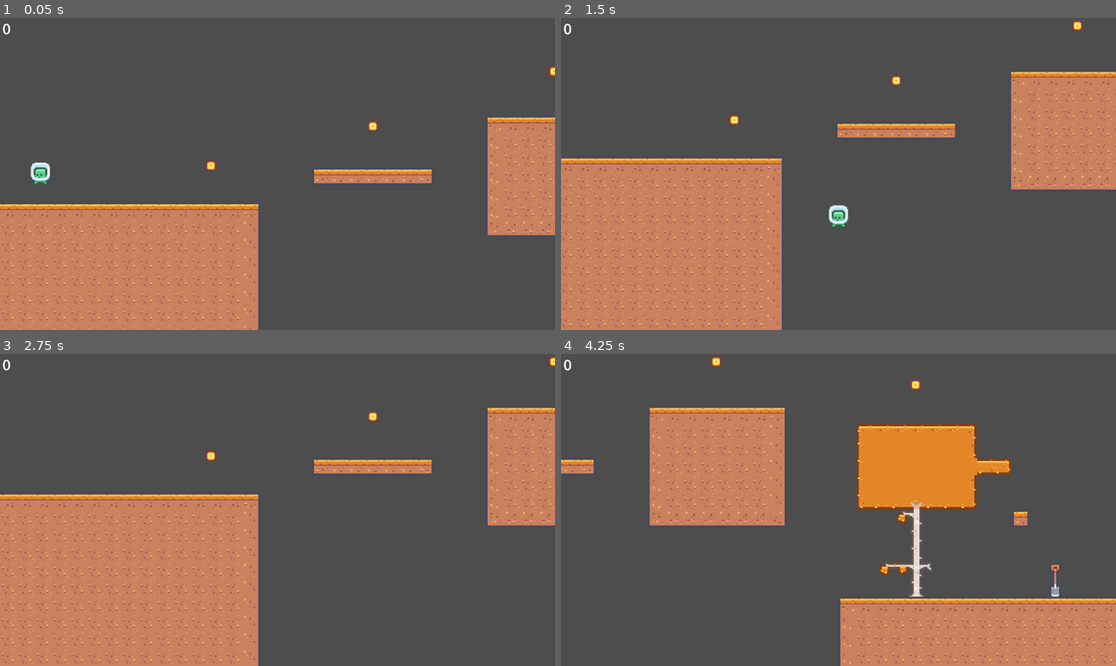
Above: before the commit, frames 1-4 (two rows, left to right).
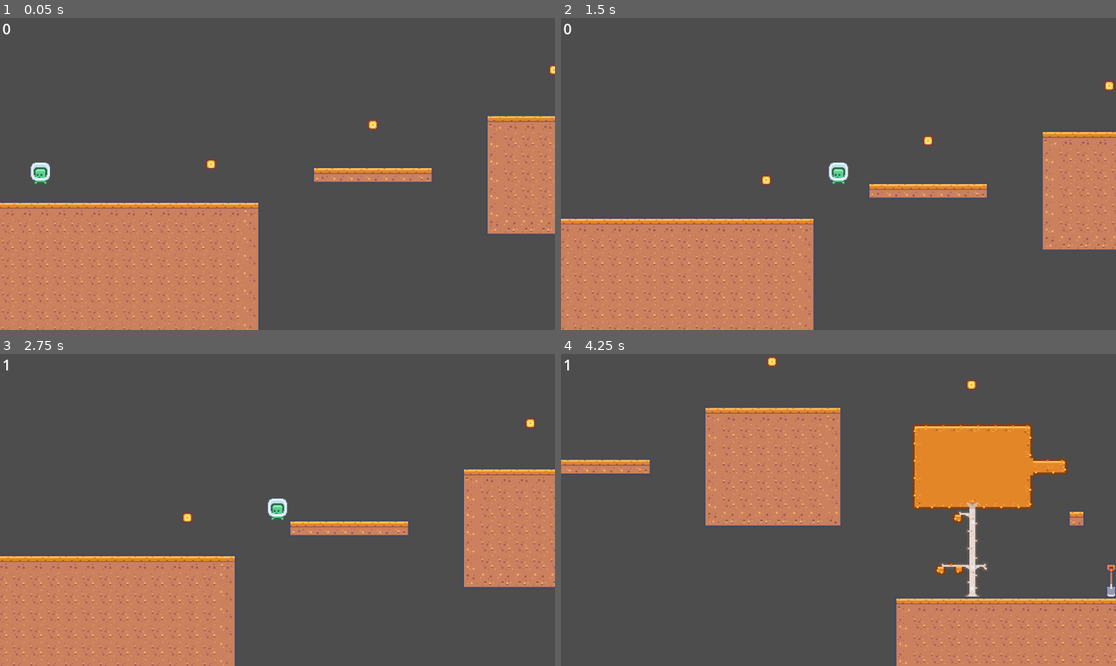
Above: after the commit, the same moments.

Repository: Aero48/N232-Project-2
Game: Godot game, scene res://levels/level_1.tscn
Two runs of this game, one before a commit and one after it. Both use one fixed random seed, a clock stepped at 60 frames per second and the inputs below.
Inputs:
- Up to frame 1 (0.05 s): no input
- Up to frame 2 (1.5 s): tap Enter (ui_accept) at 0.5, 1.35 s; hold Enter (ui_accept) 0.53-1.28 s; hold Right (ui_right) from 0.53 s (still down)
- Up to frame 3 (2.75 s): tap Enter (ui_accept) at 1.52, 1.82 s; release Right (ui_right) at 2.03 s; hold Left (ui_left) from 2.03 s (still down); hold Enter (ui_accept) from 2.03 s (still down)
- Up to frame 4 (4.25 s): release Left (ui_left) at 2.78 s; release Enter (ui_accept) at 2.78 s; hold Right (ui_right) from 2.78 s (still down); tap Enter (ui_accept) at 2.85, 3.02, 3.32 s; hold Enter (ui_accept) from 3.53 s (still down)

The runs differ from the first frame. In frame 1, 3.8% of the frame differs, in the area x 0-100%, y 14-100%; in frame 2, 22%, in the area x 0-100%, y 0-100%; in frame 3, 22%; in frame 4, 20%.

Commit message:
improved player physics

Diff:
--- a/game_objects/player.tscn
+++ b/game_objects/player.tscn
@@ -6,8 +6,9 @@
 
 [sub_resource type="RectangleShape2D" id="RectangleShape2D_8hnog"]
 
-[node name="Player" type="CharacterBody2D"]
+[node name="Player" type="CharacterBody2D" node_paths=PackedStringArray("jumpTimer")]
 script = ExtResource("1_clcy5")
+jumpTimer = NodePath("JumpTimer")
 
 [node name="Sprite2D" type="Sprite2D" parent="."]
 texture_filter = 1
@@ -21,3 +22,8 @@
 limit_left = 0
 limit_top = 0
 script = ExtResource("3_3htha")
+
+[node name="JumpTimer" type="Timer" parent="."]
+wait_time = 0.35
+
+[connection signal="timeout" from="JumpTimer" to="." method="_on_jump_timer_timeout"]
--- a/project.godot
+++ b/project.godot
@@ -15,6 +15,10 @@
 config/features=PackedStringArray("4.2", "Forward Plus")
 config/icon="res://icon.svg"
 
+[physics]
+
+2d/default_gravity=1800.0
+
 [rendering]
 
 textures/canvas_textures/default_texture_filter=0
--- a/scripts/player.gd
+++ b/scripts/player.gd
@@ -1,30 +1,82 @@
 extends CharacterBody2D
 
+#Timer that determines how long to give player decreased gravity during jump
+@export var jumpTimer: Timer
+
+#Connects to tilemap for camera boundaries
 @export var tilemap: TileMap
 
+#Player horizontal acceleration while in air
+const AIR_ACCEL = 40.0
+#Player horizontal acceleration while on the ground
+const GROUND_ACCEL = 40.0
+const GROUND_DECEL = 60.0
+#Player max horizontal speed
+const SPEED = 250.0
+#Initial vertical velocity when player jumps
+const JUMP_VELOCITY = -300.0
+#Maximum vertical speed when falling
+const MAX_FALL_SPEED = 500
 
-const SPEED = 300.0
-const JUMP_VELOCITY = -400.0
+#Variable for whether the jump timer has finished or not
+var jumpTimeout = true
 
 # Get the gravity from the project settings to be synced with RigidBody nodes.
 var gravity = ProjectSettings.get_setting("physics/2d/default_gravity")
 
+# Runs when player stops holding the jump button, or starts moving down
+func early_jump_timeout():
+	jumpTimeout = true
+	jumpTimer.stop()
 
 func _physics_process(delta):
 	# Add the gravity.
 	if not is_on_floor():
-		velocity.y += gravity * delta
+		if velocity.y <= MAX_FALL_SPEED:
+			velocity.y += gravity * delta
+
+	#Stops the jump timer if player starts moving down (hits head on blocks above for example)
+	if velocity.y > 0:
+		early_jump_timeout()
 
 	# Handle jump.
 	if Input.is_action_just_pressed("ui_accept") and is_on_floor():
 		velocity.y = JUMP_VELOCITY
+		jumpTimeout = false
+		#when player jumps, starts a timer that determines the maximum amount of time the player can hold jump for before gravity returns to normal
+		jumpTimer.start()
+
+	#This sets the gravity to a lower value when player is holding the jump button (only applies if player has actually jumped, and the maximum time hasn't been reached)
+	if Input.is_action_pressed("ui_accept") and !jumpTimeout:
+		gravity = ProjectSettings.get_setting("physics/2d/default_gravity")/4
+	else:
+		gravity = ProjectSettings.get_setting("physics/2d/default_gravity")
+		early_jump_timeout()
+
 
 	# Get the input direction and handle the movement/deceleration.
 	# As good practice, you should replace UI actions with custom gameplay actions.
 	var direction = Input.get_axis("ui_left", "ui_right")
-	if direction:
-		velocity.x = direction * SPEED
+	if direction>0:
+		if velocity.x <= SPEED:
+			if is_on_floor():
+				velocity.x += direction * GROUND_ACCEL
+			else:
+				velocity.x += direction * AIR_ACCEL
+	elif direction<0:
+		if velocity.x >= -SPEED:
+			if is_on_floor():
+				velocity.x += direction * GROUND_ACCEL
+			else:
+				velocity.x += direction * AIR_ACCEL
 	else:
-		velocity.x = move_toward(velocity.x, 0, SPEED)
+		if is_on_floor():
+			velocity.x = move_toward(velocity.x, 0, GROUND_DECEL)
+		else:
+			velocity.x = move_toward(velocity.x, 0, AIR_ACCEL)
+	move_and_slide()
 
-	move_and_slide()
+
+func _on_jump_timer_timeout():
+	jumpTimeout = true
+	pass
